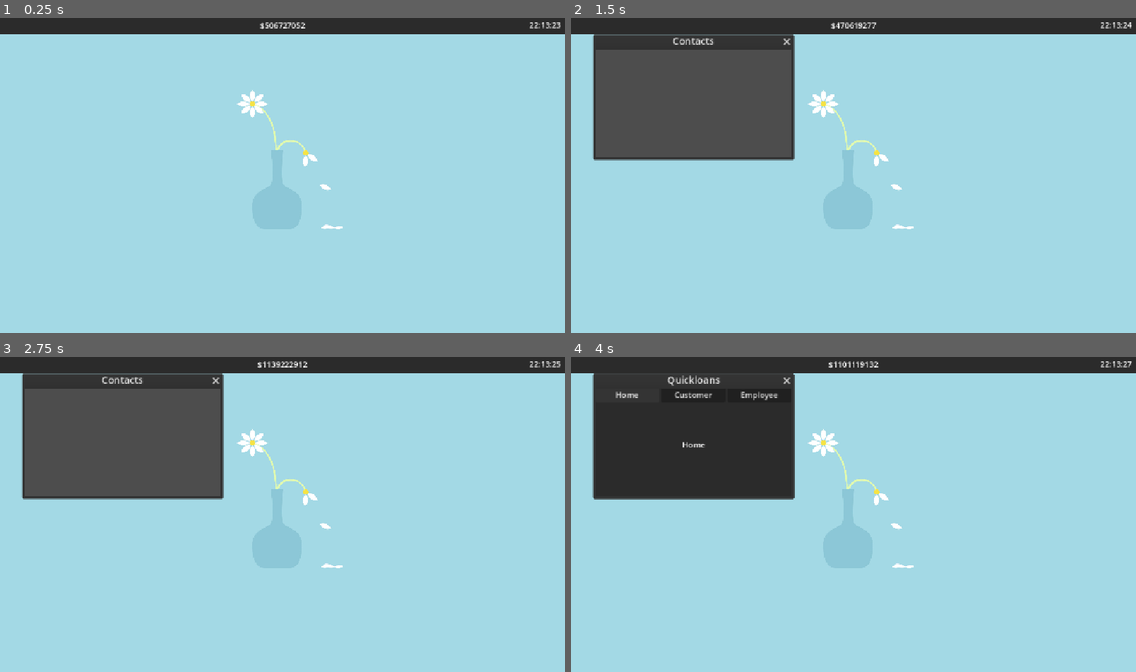
Above: before the commit, frames 1-4 (two rows, left to right).
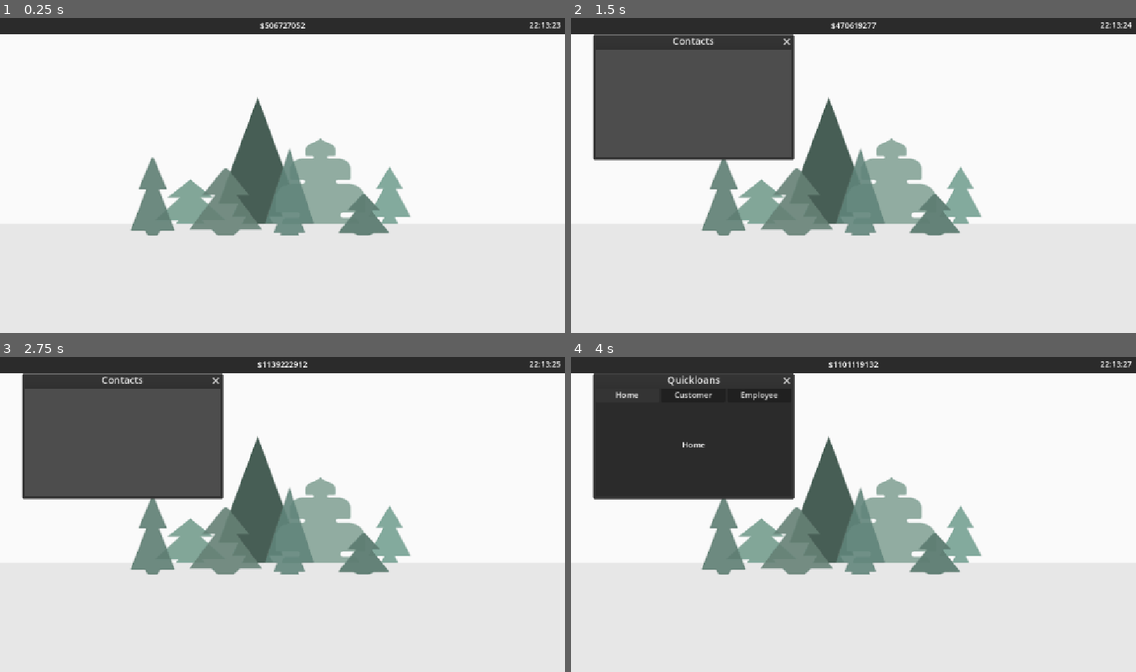
Above: after the commit, the same moments.

Repository: TotsllyRandom/employ-os
Game: Godot game, scene res://scenes/desktop.tscn
The game is run twice, just before and just after one commit, with the same random seed, the same clock (stepped at 60 frames per second) and the same inputs.
Inputs (mouse positions are in pixels of both pictures, inside the frame that each line leads up to):
- Up to frame 1 (0.25 s): no input
- Up to frame 2 (1.5 s): tap Enter at 0.5 s; move the mouse to (977, 159) at 0.52 s; hold Right 0.53-1.28 s; tap Alt at 0.6 s; click (977, 159) at 0.67 s; tap Space (Make Window Debug) at 1.25 s; move the mouse to (740, 191) at 1.27 s; hold Down from 1.28 s (still down); tap Shift at 1.35 s
- Up to frame 3 (2.75 s): tap Enter at 2 s; move the mouse to (339, 442) at 2.02 s; release Down at 2.03 s; hold Right from 2.03 s (still down); tap Alt at 2.1 s
- Up to frame 4 (4 s): tap Space (Make Window Debug) at 2.75 s; move the mouse to (825, 577) at 2.77 s; release Right at 2.78 s; hold Up 2.78-3.5 s; tap Shift at 2.85 s; click (825, 577) at 2.92 s; click "Home" at 3.5 s

The runs differ from the first frame. In frame 1, 95% of the frame differs, in the area x 0-100%, y 5-100%; in frame 2, 81%; in frame 3, 81%; in frame 4, 80%.

Commit message:
Custom Desktop Image Support pt 1

Diff:
--- a/project.godot
+++ b/project.godot
@@ -21,6 +21,7 @@
 GameTime="*res://scripts/Globals/Time.gd"
 Applicatons="*uid://cf82ilfv43iyt"
 Customers="*uid://dcuk7dk6qnr7c"
+PlayerData="*uid://uoplp4ndm4xp"
 
 [display]
 
--- /dev/null
+++ b/scenes/application.tscn
@@ -0,0 +1,12 @@
+[gd_scene format=3 uid="uid://cox2n83v8tdr5"]
+
+[ext_resource type="Script" uid="uid://cf82ilfv43iyt" path="res://scripts/Globals/applications.gd" id="1_r2gvc"]
+
+[node name="application" type="Control" unique_id=563862692]
+layout_mode = 3
+anchors_preset = 15
+anchor_right = 1.0
+anchor_bottom = 1.0
+grow_horizontal = 2
+grow_vertical = 2
+script = ExtResource("1_r2gvc")
--- a/scripts/Globals/Settings.gd
+++ b/scripts/Globals/Settings.gd
@@ -1,6 +1,11 @@
 extends Node
 
 signal settings_changed
+
+var use_custom_desktop: bool = false:
+	set(new):
+		use_custom_desktop = new
+		settings_changed.emit()
 
 var show_seconds: bool = true:
 	set(new):
--- a/scripts/Globals/playerData.gd
+++ b/scripts/Globals/playerData.gd
@@ -1,16 +1,88 @@
 extends Node
 
-var playerFolder = DirAccess.open("user://")
+var player_data = {}
 
-var player_data = {
+const PLAYER_DIR := "user://"
+const FOLDERS := [
+	"desktops",
+	"data",
+	"mods",
+	"apps"
+]
 
-}
-# Called when the node enters the scene tree for the first time.
-#func _ready() -> void:
-	#if playerFolder:
-		#for dir in playerFolder.get_directories():
-			#if dir = "playerData"
 
-## TO DO:
-# add desktops folder to it
-# func to return random desktop on request as image
+func _ready() -> void:
+	load_player_dir()
+
+
+func load_player_dir() -> void:
+	# Make sure all required folders exist
+	for folder in FOLDERS:
+		var path = PLAYER_DIR + folder
+
+		if not DirAccess.dir_exists_absolute(path):
+			DirAccess.make_dir_absolute(path)
+			print("Created directory: " + path)
+
+	# Now inspect the player directory
+	var dir = DirAccess.open(PLAYER_DIR)
+
+	if dir == null:
+		print("Failed to open player directory.")
+		return
+
+	dir.list_dir_begin()
+
+	var file_name = dir.get_next()
+
+	while file_name != "":
+		if dir.current_is_dir():
+			print("Found directory: " + file_name)
+		else:
+			print("Found file: " + file_name)
+
+		file_name = dir.get_next()
+	print(OS.get_user_data_dir())
+
+	dir.list_dir_end()
+
+func get_desktop():
+	var dir = DirAccess.open(PLAYER_DIR + FOLDERS[0])
+	dir.list_dir_begin()
+
+	var file_name = dir.get_next()
+	var files = []
+
+
+	while file_name != "":
+		if dir.current_is_dir():
+			print("Found directory: " + file_name)
+		else:
+			print("Found file: " + file_name)
+			files.append(file_name)
+
+
+
+		file_name = dir.get_next()
+
+	dir.list_dir_end()
+
+	var desktops = [
+		"desptop.jpg",
+		"desktop.png"
+	]
+
+	if files.is_empty() or not Settings.use_custom_desktop:
+		return load("res://assets/" + desktops[randi_range(0,1)])
+
+	var random_file = files[randi_range(0, files.size() - 1)]
+	var path = PLAYER_DIR + FOLDERS[0] + "/" + random_file
+
+	var image = Image.new()
+	image.load(path)
+
+	if image == null:
+		print("Failed to load desktop image: ", path)
+		return load("res://assets/" + desktops[randi_range(0,1)])
+
+	return ImageTexture.create_from_image(image)
--- a/scripts/desktop.gd
+++ b/scripts/desktop.gd
@@ -15,6 +15,7 @@
 func check_settings():
 	if Settings.top_bar_size != top_bar.size.y:
 		top_bar.size.y = Settings.top_bar_size
+	$desktopImage.texture = PlayerData.get_desktop()
 
 # Called every frame. 'delta' is the elapsed time since the previous frame.
 func _process(delta: float) -> void:
Not shown, added: assets/.DS_Store
